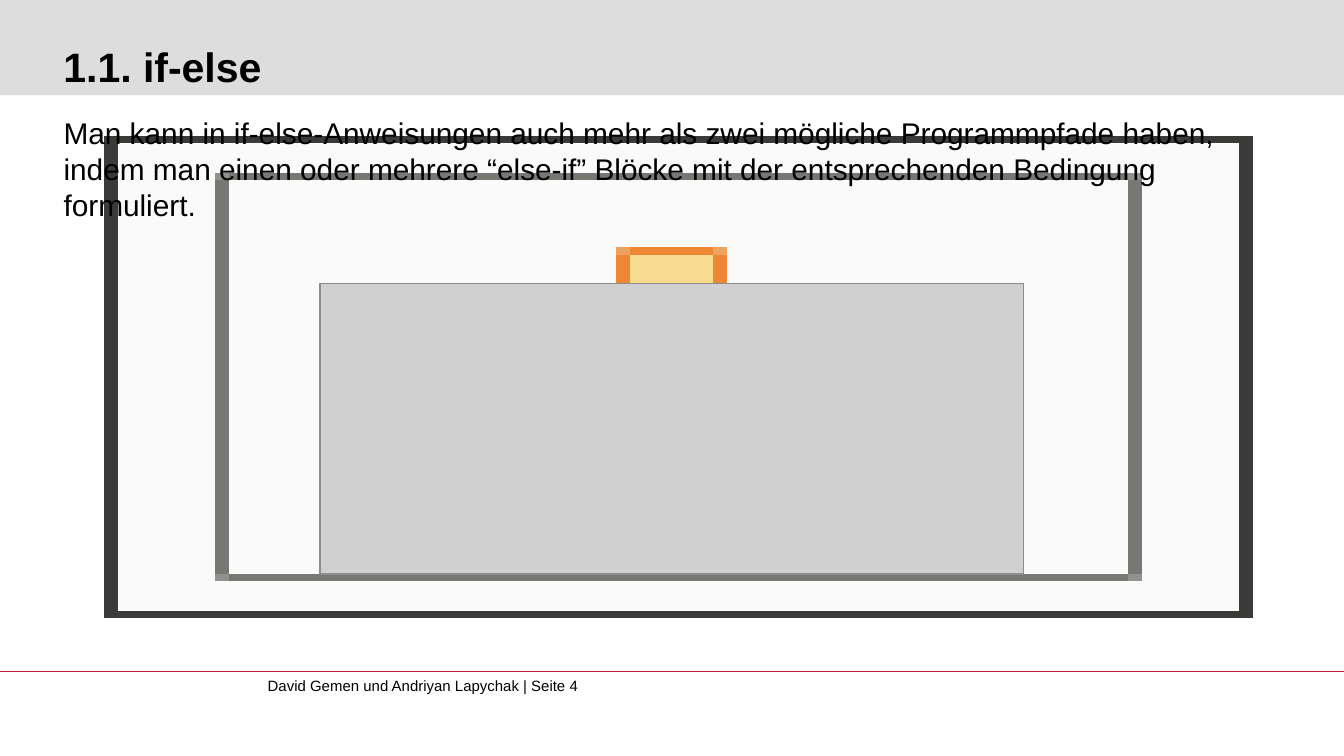
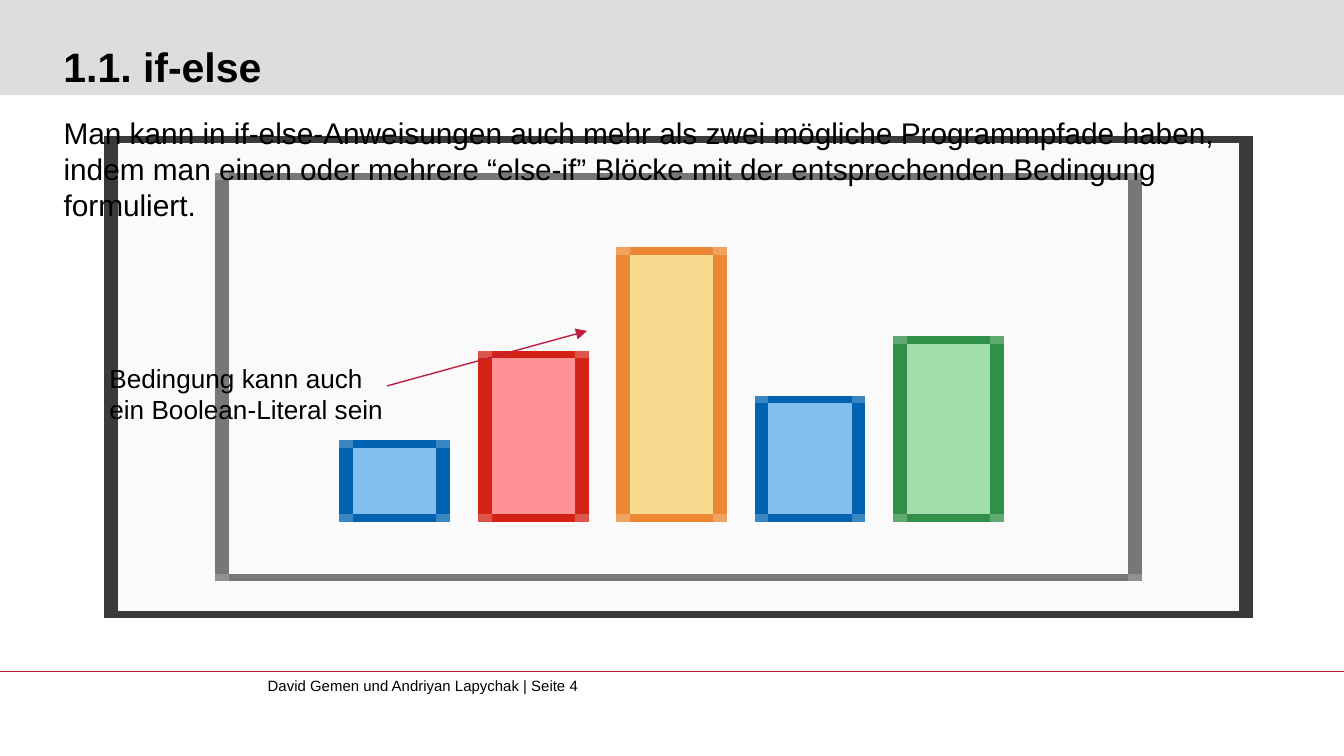
Before and after one commit to gemdav/Programmieren-1-Tutorium, a slide deck: slide 4 of slides/02_conditions_parameterization.pptx. Drawn at 1344x756 pixels with LibreOffice and Linux fonts; fonts in the diff are those of the drawing; grey boxes stand for pictures; background and template pictures are left out. Boxes give left, top, right and bottom in pixels: in the first picture for what was removed or moved away, otherwise in the second. Text is boxed around its words. In the diff, an @@ line names an element or a change of style, - is before the commit and + after.

```diff
--- a/slides/02_conditions_parameterization.pptx
+++ b/slides/02_conditions_parameterization.pptx
@@ picture added at [535, 253, 1152, 511] @@
@@ picture removed at [320, 284, 1024, 574] @@
@@ arrow added from (387, 386) to (587, 331), #BE1E3C 0.75 pt @@
@@ text added at [109, 367, 383, 425], 14 pt, text #000000 @@
+Bedingung kann auch
+ein Boolean-Literal sein
```
Also in this commit, not shown: 6 other slides changed, 23 other files.
